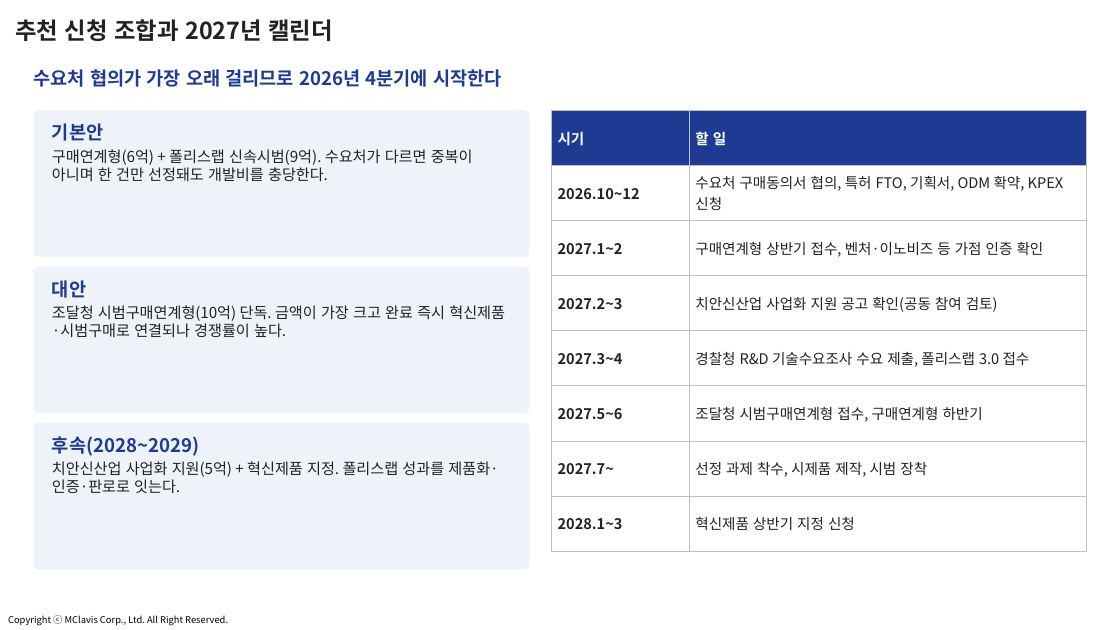
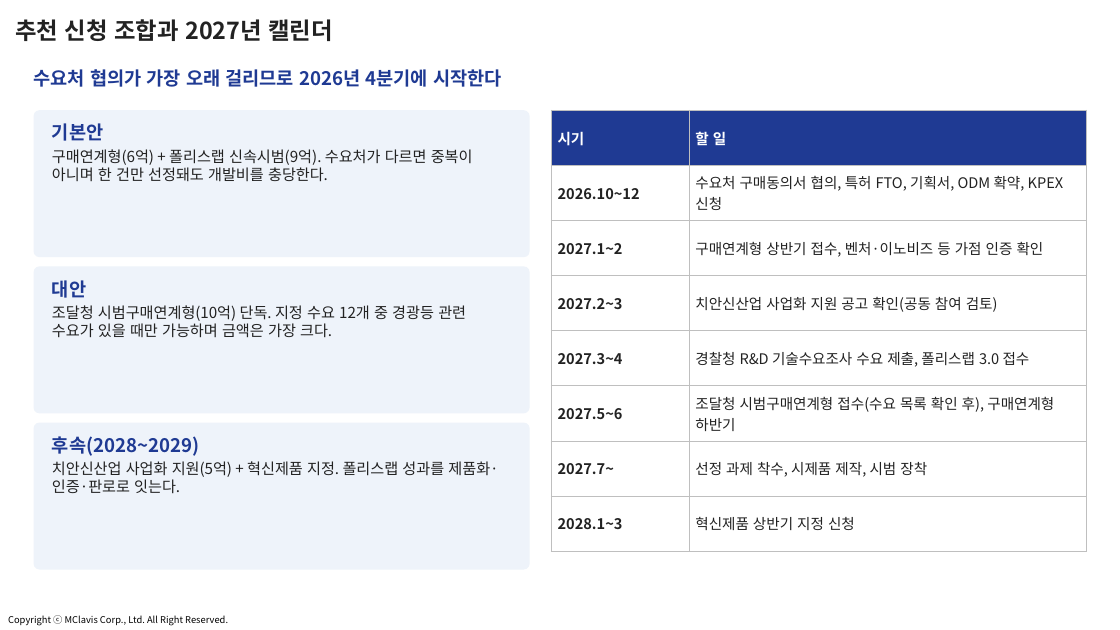
Before and after one commit to jangha-collab/jangha-kim, a slide deck: slide 16 of docs/사업계획서/2026-10_스마트경찰경광등_사업계획_과제제안.pptx. Drawn at 1120x630 pixels with LibreOffice and Linux fonts; fonts in the diff are those of the drawing; background and template pictures are left out. Boxes give left, top, right and bottom in pixels: in the first picture for what was removed or moved away, otherwise in the second. Text is boxed around its words. In the diff, an @@ line names an element or a change of style, - is before the commit and + after.

```diff
--- a/docs/사업계획서/2026-10_스마트경찰경광등_사업계획_과제제안.pptx
+++ b/docs/사업계획서/2026-10_스마트경찰경광등_사업계획_과제제안.pptx
@@ table at <box>551,110,1086,551</box> @@
-row 6, column 2: 조달청 시범구매연계형 접수, 구매연계형 하반기
+row 6, column 2: 조달청 시범구매연계형 접수(수요 목록 확인 후), 구매연계형 하반기
@@ text at <box>52,305,466,338</box>: text changed @@
-조달청 시범구매연계형(10억) 단독. 금액이 가장 크고 완료 즉시 혁신제품·시범구매로 연결되나 경쟁률이 높다.
+조달청 시범구매연계형(10억) 단독. 지정 수요 12개 중 경광등 관련 수요가 있을 때만 가능하며 금액은 가장 크다.
```
Also in this commit, not shown: 2 other slides changed, 5 other files.
